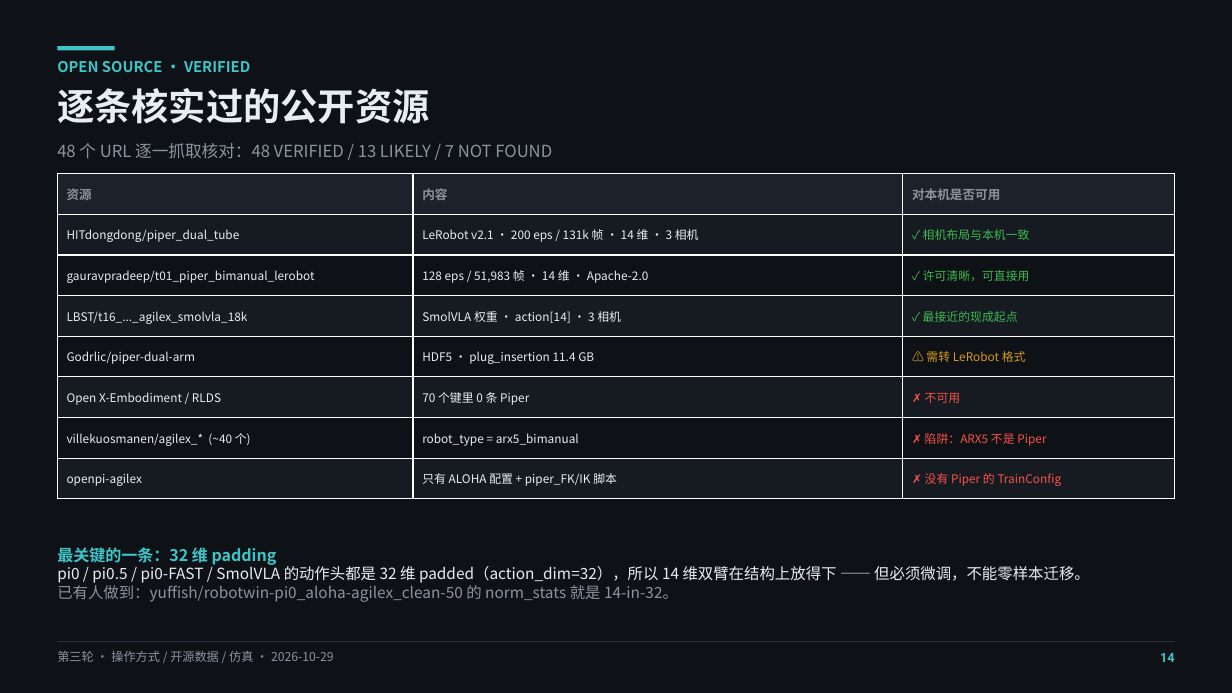
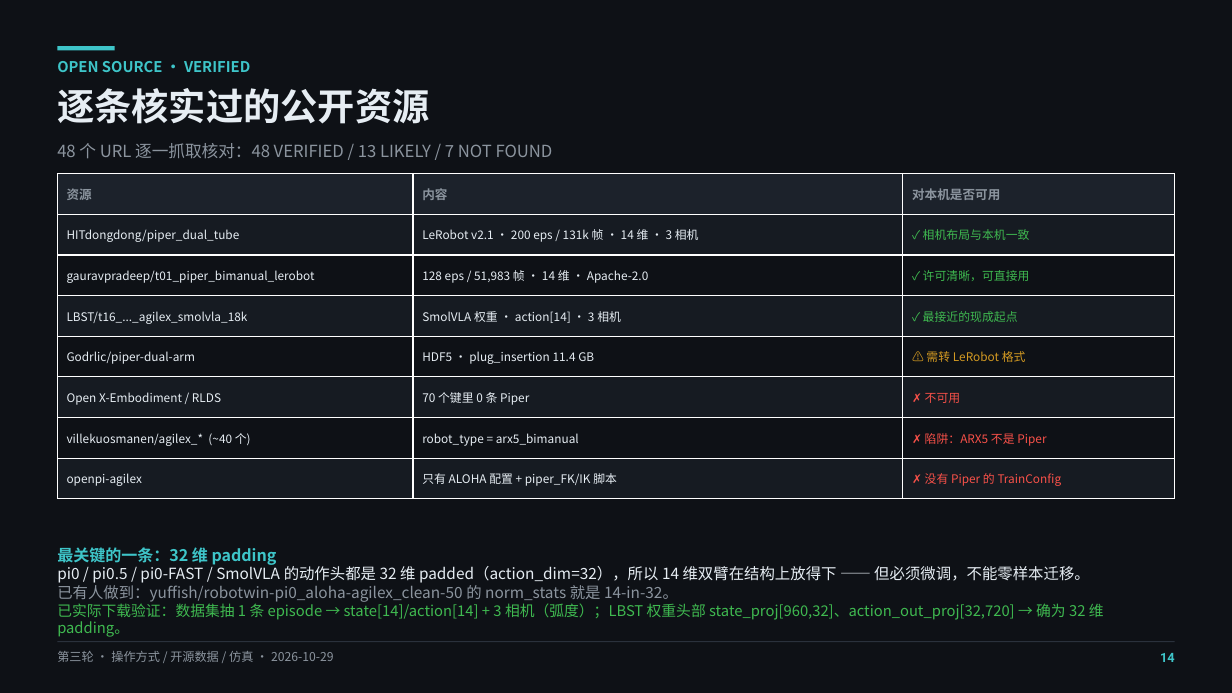
Before and after one commit to tzhazuma/agilex-remote, a slide deck: slide 14 of docs/AgileX-第三轮-操作方式与仿真.pptx. Drawn at 1232x693 pixels with LibreOffice and Linux fonts; fonts in the diff are those of the drawing. Boxes give left, top, right and bottom in pixels: in the first picture for what was removed or moved away, otherwise in the second. Text is boxed around its words. In the diff, an @@ line names an element or a change of style, - is before the commit and + after.

Commit message:
Replay trajectories from disk; verify the shipped bundle; deploy evidence
- /api/traj/load-file: replay a .json trajectory, an episode timeline.csv (using
  the commanded-target columns L_t*/R_t*), or a directory containing one.
  /api/traj/list feeds a per-arm picker in the UI.
- scripts/verify-bundle.sh: extract the zip to a temp dir, run the SHIPPED tests,
  parse every shell script, scan for credentials and real addresses. This caught
  a stale test file that had silently dropped the shaking-bug regression tests.
- docs/deploy-verification.md: actually downloaded one episode of
  HITdongdong/piper_dual_tube (state[14]/action[14], 3 cameras, radians) and read
  the LBST SmolVLA safetensors header via a ranged request
  (state_proj[960,32], action_out_proj[32,720] -> 32-dim padded head).
- Deck: 18 slides, adds file replay and the deployment evidence.

```diff
--- a/docs/AgileX-第三轮-操作方式与仿真.pptx
+++ b/docs/AgileX-第三轮-操作方式与仿真.pptx
@@ text at [57, 601, 1104, 637]: paragraph added @@
+已实际下载验证：数据集抽 1 条 episode → state[14]/action[14] + 3 相机（弧度）；LBST 权重头部 state_proj[960,32]、action_out_proj[32,720] → 确为 32 维 padding。
```
Also in this commit, not shown: 2 other slides changed, 13 other files.
